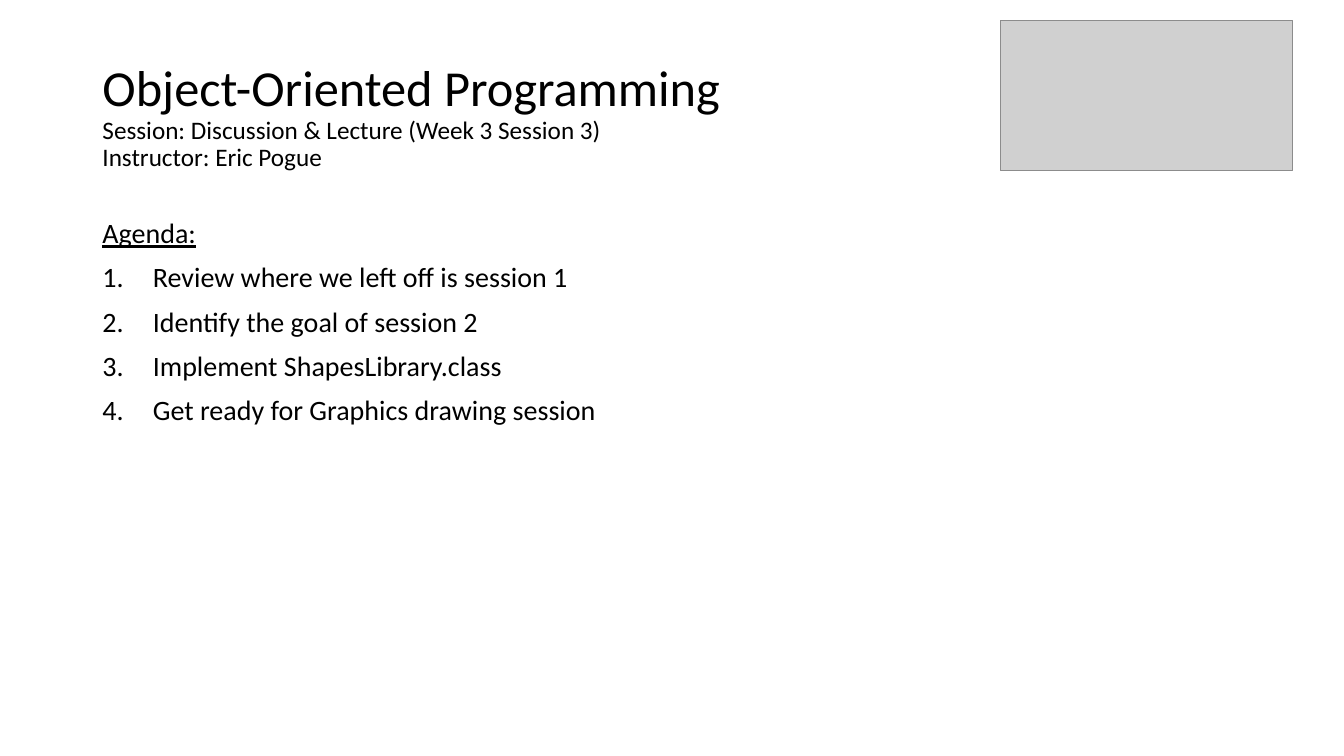
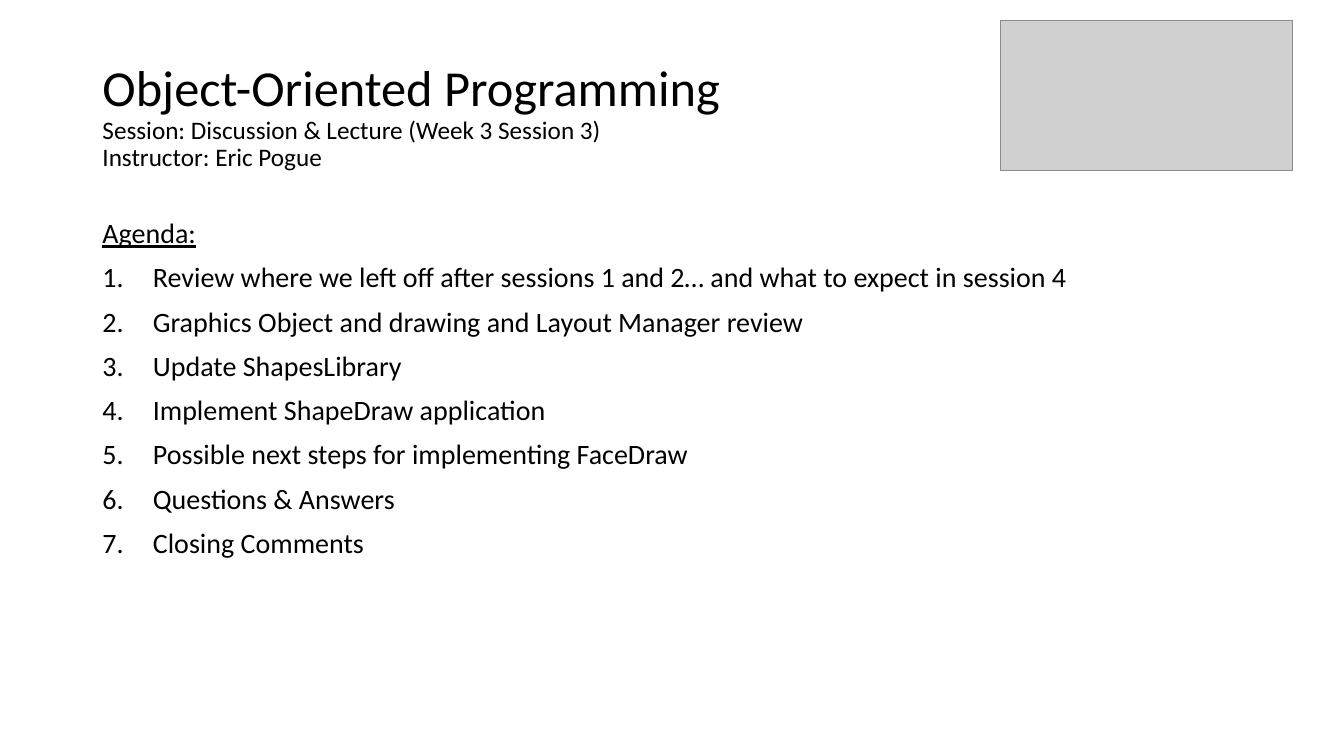
Before and after one commit to EricJPogue/www-epogue-info, a slide deck: slide 25 of CPSC-24500/Week03/2017SpringW03Slides.pptx. Drawn at 1344x756 pixels with LibreOffice and Linux fonts; fonts in the diff are those of the drawing; grey boxes stand for pictures. Boxes give left, top, right and bottom in pixels: in the first picture for what was removed or moved away, otherwise in the second. Text is boxed around its words. In the diff, an @@ line names an element or a change of style, - is before the commit and + after.

```diff
--- a/CPSC-24500/Week03/2017SpringW03Slides.pptx
+++ b/CPSC-24500/Week03/2017SpringW03Slides.pptx
@@ text at bbox=[153, 267, 1066, 558]: text changed @@
-1. Review where we left off is session 1
-2. Identify the goal of session 2
-3. Implement ShapesLibrary.class
-4. Get ready for Graphics drawing session
+1. Review where we left off after sessions 1 and 2… and what to expect in session 4
+2. Graphics Object and drawing and Layout Manager review
+3. Update ShapesLibrary
+4. Implement ShapeDraw application
+5. Possible next steps for implementing FaceDraw
+6. Questions & Answers
+7. Closing Comments
```
Also in this commit, not shown: 1 other slide changed, 2 slides added, 3 other files.
